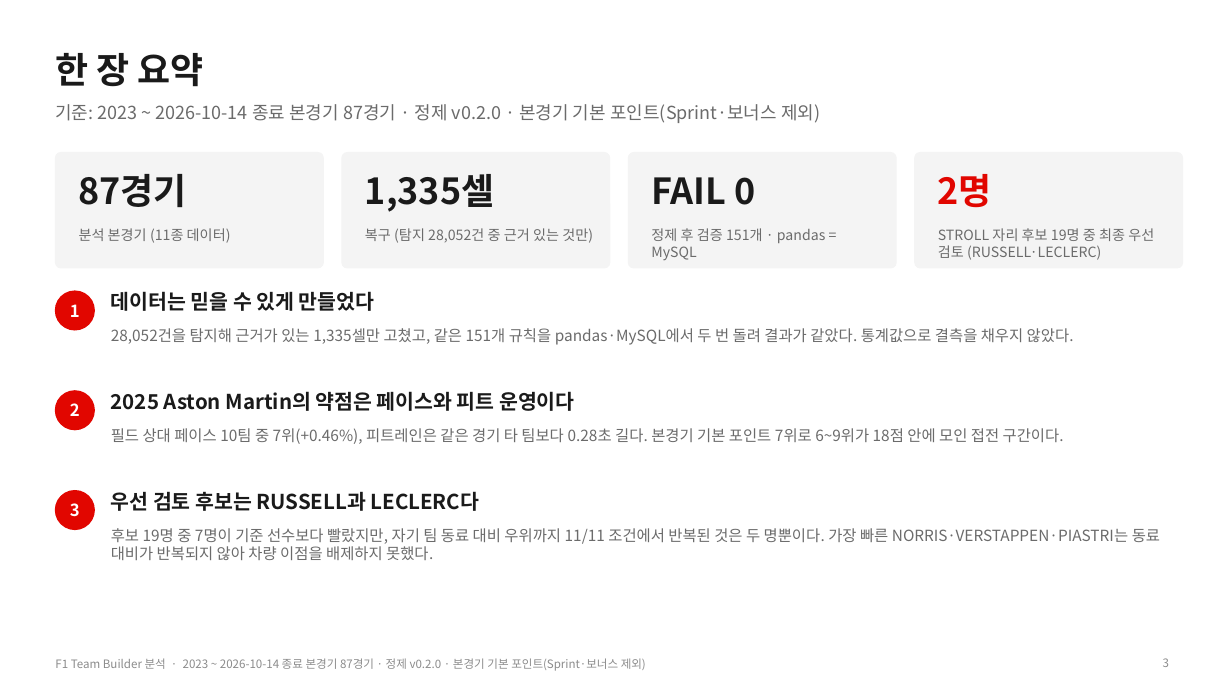
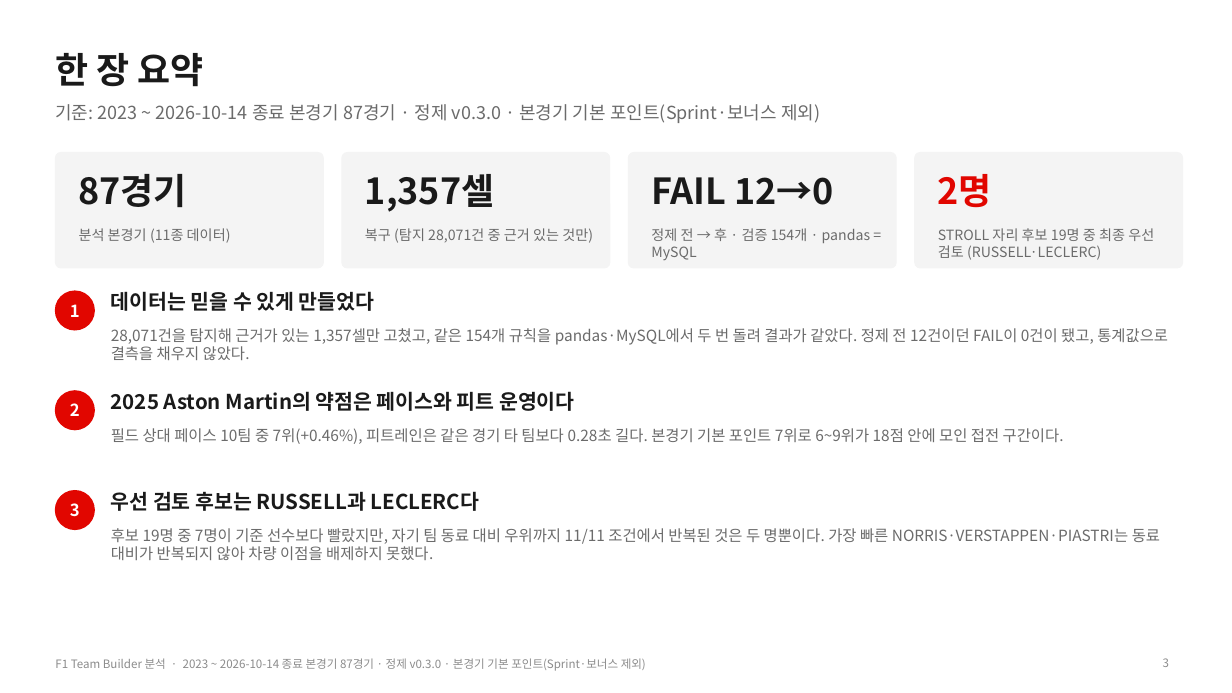
Before and after one commit to encore-ai-campus/mlo-02-p2-team1, a slide deck: slide 3 of docs/F1_TeamBuilder_발표자료.pptx. Drawn at 1232x693 pixels with LibreOffice and Linux fonts; fonts in the diff are those of the drawing. Boxes give left, top, right and bottom in pixels: in the first picture for what was removed or moved away, otherwise in the second. Text is boxed around its words. In the diff, an @@ line names an element or a change of style, - is before the commit and + after.

```diff
--- a/docs/F1_TeamBuilder_발표자료.pptx
+++ b/docs/F1_TeamBuilder_발표자료.pptx
@@ text at (x1=55, y1=104, x2=820, y2=123): text changed @@
-기준: 2023 ~ 2026-10-14 종료 본경기 87경기 · 정제 v0.2.0 · 본경기 기본 포인트(Sprint·보너스 제외)
+기준: 2023 ~ 2026-10-14 종료 본경기 87경기 · 정제 v0.3.0 · 본경기 기본 포인트(Sprint·보너스 제외)
@@ text at (x1=365, y1=174, x2=494, y2=212): text changed @@
-1,335셀
+1,357셀
@@ text at (x1=651, y1=177, x2=834, y2=205): text changed @@
-FAIL 0
+FAIL 12→0
@@ text at (x1=365, y1=228, x2=593, y2=243): text changed @@
-복구 (탐지 28,052건 중 근거 있는 것만)
+복구 (탐지 28,071건 중 근거 있는 것만)
@@ text at (x1=651, y1=228, x2=870, y2=260): text changed @@
-정제 후 검증 151개 · pandas = MySQL
+정제 전 → 후 · 검증 154개 · pandas = MySQL
@@ text at (x1=111, y1=328, x2=1168, y2=360): text changed @@
-28,052건을 탐지해 근거가 있는 1,335셀만 고쳤고, 같은 151개 규칙을 pandas·MySQL에서 두 번 돌려 결과가 같았다. 통계값으로 결측을 채우지 않았다.
+28,071건을 탐지해 근거가 있는 1,357셀만 고쳤고, 같은 154개 규칙을 pandas·MySQL에서 두 번 돌려 결과가 같았다. 정제 전 12건이던 FAIL이 0건이 됐고, 통계값으로 결측을 채우지 않았다.
```
Also in this commit, not shown: 20 other slides changed, 1 slide added, 2 other files.
